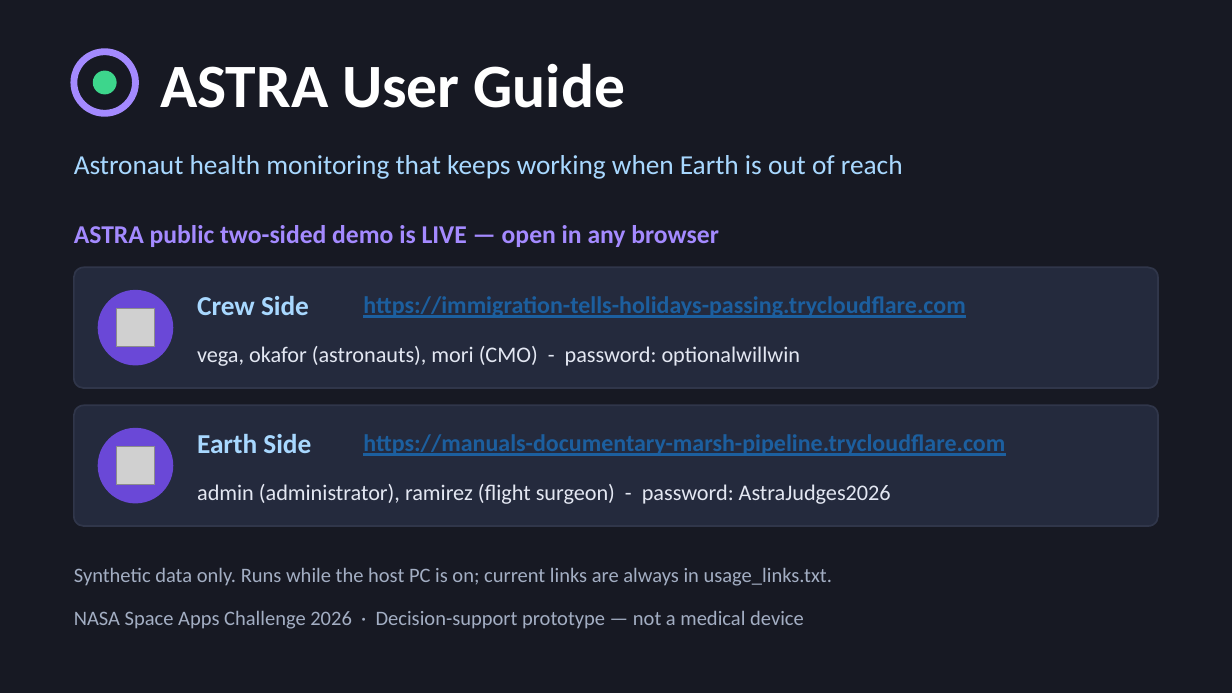
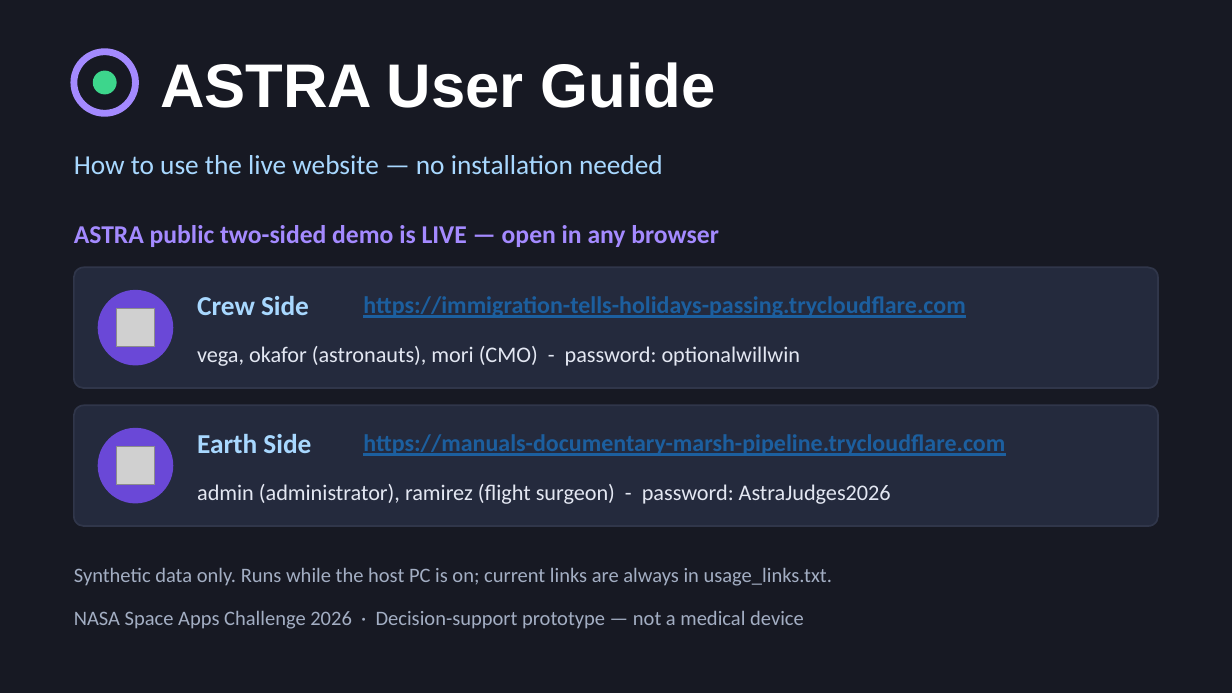
Before and after one commit to optional2026/nasa-challenge-2026, a slide deck: slide 1 of presentation/ASTRA_User_Guide.pptx. Drawn at 1232x693 pixels with LibreOffice and Linux fonts; fonts in the diff are those of the drawing; grey boxes stand for pictures. Boxes give left, top, right and bottom in pixels: in the first picture for what was removed or moved away, otherwise in the second. Text is boxed around its words. In the diff, an @@ line names an element or a change of style, - is before the commit and + after.

```diff
--- a/presentation/ASTRA_User_Guide.pptx
+++ b/presentation/ASTRA_User_Guide.pptx
@@ text "ASTRA User Guide" at [160,62,715,108]: font Calibri to Arial @@
@@ text at [74,155,663,174]: text changed @@
-Astronaut health monitoring that keeps working when Earth is out of reach
+How to use the live website — no installation needed
```
Also in this commit, not shown: 1 other slide changed, 5 slides added, 5 slides removed, 1 other file.
